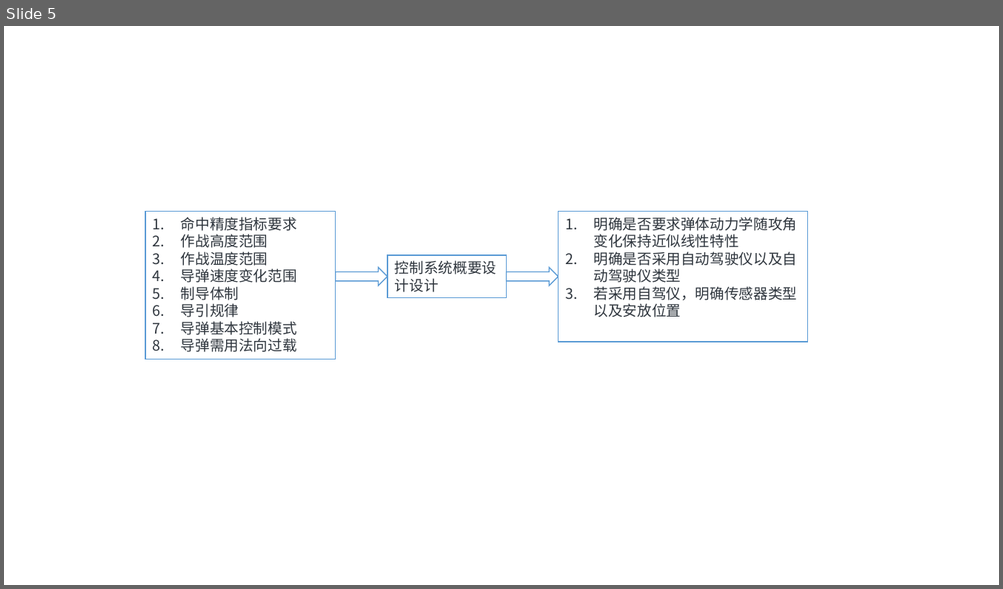
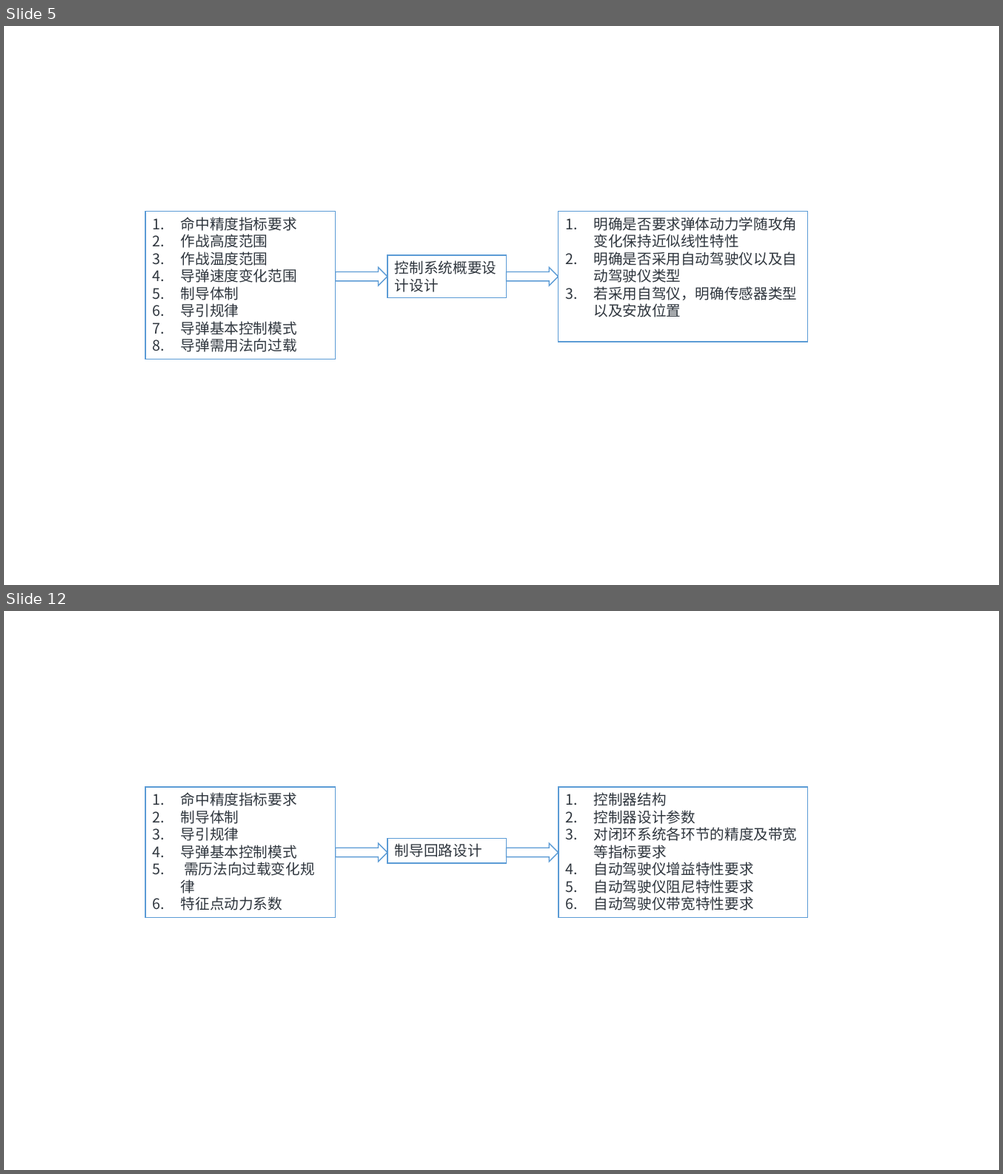
Before and after one commit to lee-shun/design_aircrafts, a slide deck: final_review/pictures/chapter3/chapter3.pptx. Shown one above the other, each under a label of ours: slide 5 before the commit, slides 5 and 12 after it; the slides between them are not shown. The pictures are 1003x589 and 1003x1174 pixels, drawn with LibreOffice and Linux fonts; fonts in the diff are those of the drawing. Boxes give left, top, right and bottom in pixels: in the first picture for what was removed or moved away, otherwise in the second. Text is boxed around its words. In the diff, an @@ line names an element or a change of style, - is before the commit and + after.

Commit message:
第三章基本完成

```diff
--- a/final_review/pictures/chapter3/chapter3.pptx
+++ b/final_review/pictures/chapter3/chapter3.pptx
@@ slide 12 added at (4,611,999,1170), background #F1F2F6 @@
@@ rectangle added at (146,787,336,917), fill #F1F2F6, outline #5B9BD5 1 pt, 14 pt, text #2E353D @@
+1. 命中精度指标要求
+2. 制导体制
+3. 导引规律
+4. 导弹基本控制模式
+5. 需历法向过载变化规律
+6. 特征点动力系数
@@ rectangle added at (558,787,808,917), fill #F1F2F6, outline #5B9BD5 1 pt, 14 pt, text #2E353D @@
+1. 控制器结构
+2. 控制器设计参数
+3. 对闭环系统各环节的精度及带宽等指标要求
+4. 自动驾驶仪增益特性要求
+5. 自动驾驶仪阻尼特性要求
+6. 自动驾驶仪带宽特性要求
@@ right arrow added at (336,844,387,863), fill #F1F2F6, outline #5B9BD5 1 pt @@
@@ rectangle added at (387,839,506,864), fill #F1F2F6, outline #5B9BD5 1 pt, 14 pt, text #2E353D @@
+制导回路设计
@@ right arrow added at (506,844,558,863), fill #F1F2F6, outline #5B9BD5 1 pt @@
```
Also in this commit, not shown: 8 other slides added, 15 other files.
